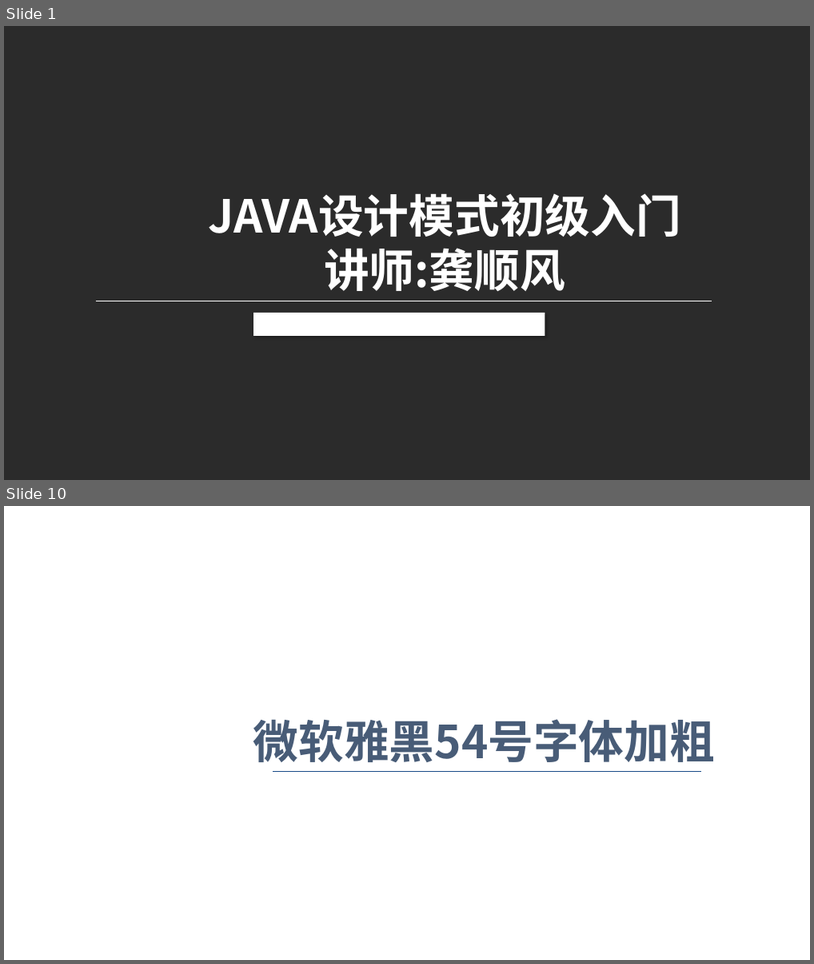
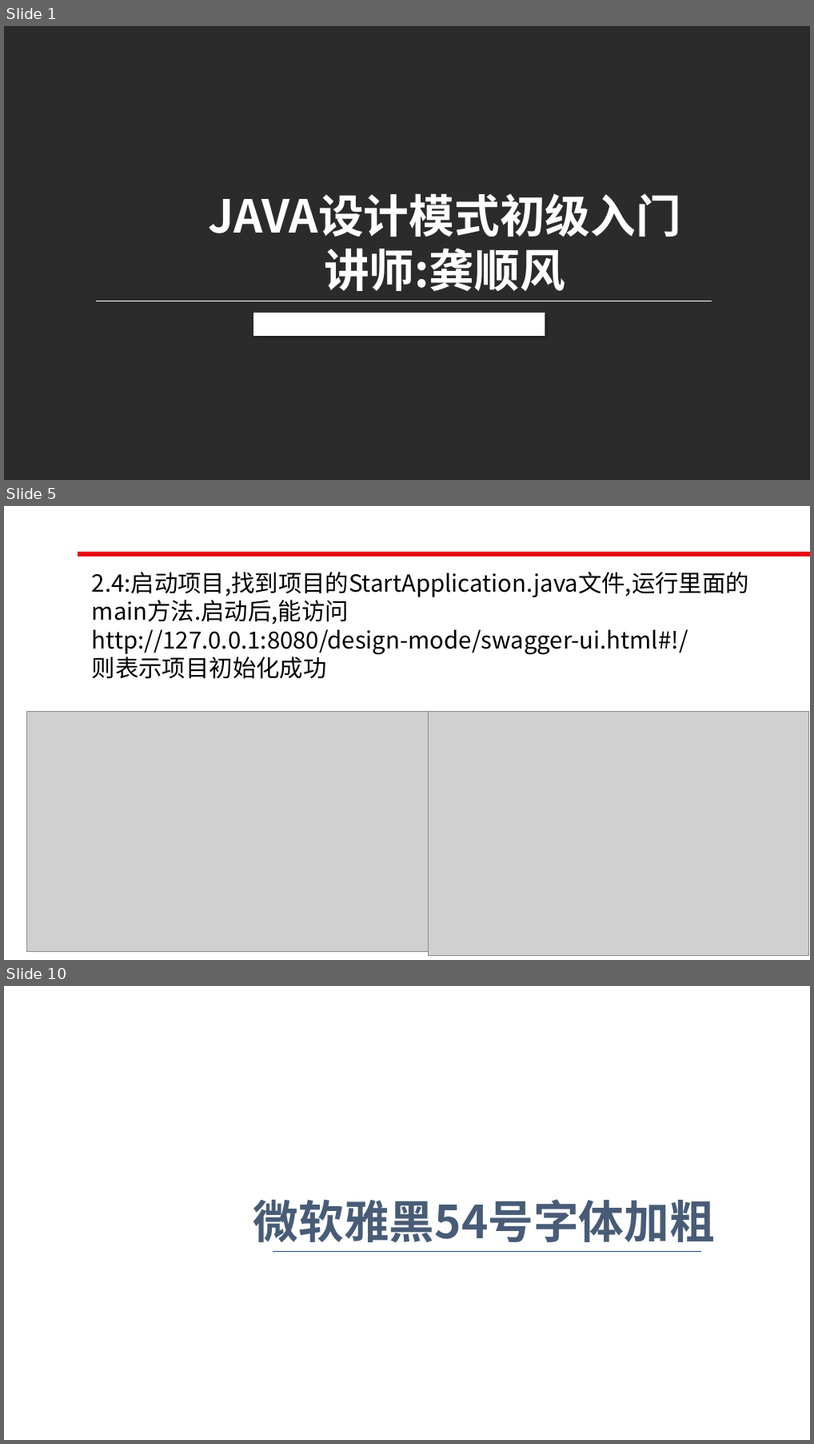
Before and after one commit to roet80736/JAVADesignMode, a slide deck: JAVA设计模式初级入门.pptx. Shown one above the other, each under a label of ours: slides 1 and 10 before the commit, slides 1, 5 and 10 after it; the slides between them are not shown. The pictures are 814x964 and 814x1444 pixels, drawn with LibreOffice and Linux fonts; fonts in the diff are those of the drawing; grey boxes stand for pictures; background and template pictures are left out; a plain dark background stands for a picture behind light text. Boxes give left, top, right and bottom in pixels: in the first picture for what was removed or moved away, otherwise in the second. Text is boxed around its words. In the diff, an @@ line names an element or a change of style, - is before the commit and + after.

```diff
--- a/JAVA设计模式初级入门.pptx
+++ b/JAVA设计模式初级入门.pptx
@@ slide 5 added at (x1=4, y1=506, x2=810, y2=960), background picture (left out) @@
@@ rectangle added at (x1=78, y1=552, x2=810, y2=556), fill #E80012, outline #E80012 1 pt @@
@@ text added at (x1=92, y1=572, x2=750, y2=679), 28 pt, text #000000 @@
+2.4:启动项目,找到项目的StartApplication.java文件,运行里面的
+main方法.启动后,能访问
+http://127.0.0.1:8080/design-mode/swagger-ui.html#!/
+则表示项目初始化成功
@@ picture added at (x1=26, y1=711, x2=428, y2=951) @@
@@ picture added at (x1=428, y1=711, x2=809, y2=955) @@
```
Also in this commit, not shown: 2 slides changed, 1 other slide added, 2 slides removed.
